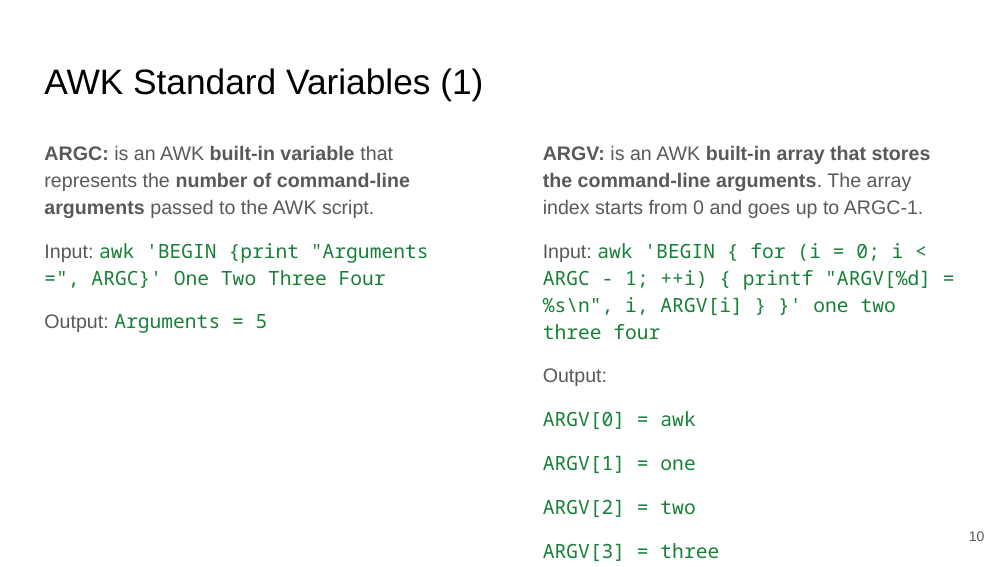
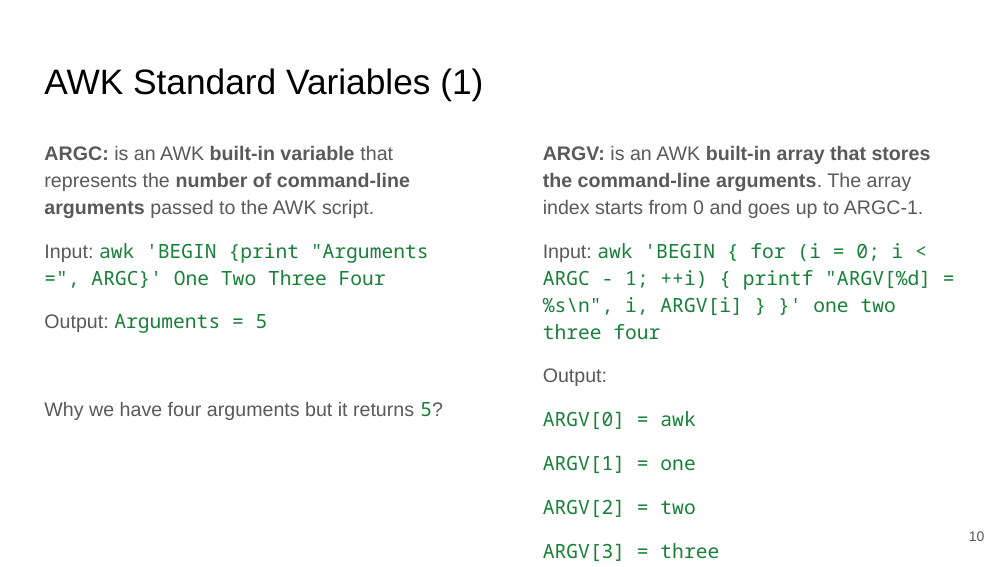
Before and after one commit to luuloi/AppliedBioinformatics2023, a slide deck: slide 10 of Lecture1/Slide/Comprehensive_AWK.pptx. Drawn at 1008x567 pixels with LibreOffice and Linux fonts; fonts in the diff are those of the drawing. Boxes give left, top, right and bottom in pixels: in the first picture for what was removed or moved away, otherwise in the second. Text is boxed around its words. In the diff, an @@ line names an element or a change of style, - is before the commit and + after.

```diff
--- a/Lecture1/Slide/Comprehensive_AWK.pptx
+++ b/Lecture1/Slide/Comprehensive_AWK.pptx
@@ text at <box>44,402,443,420</box>: paragraph added @@
+Why we have four arguments but it returns 5?
```
Also in this commit, not shown: 7 other slides changed.
